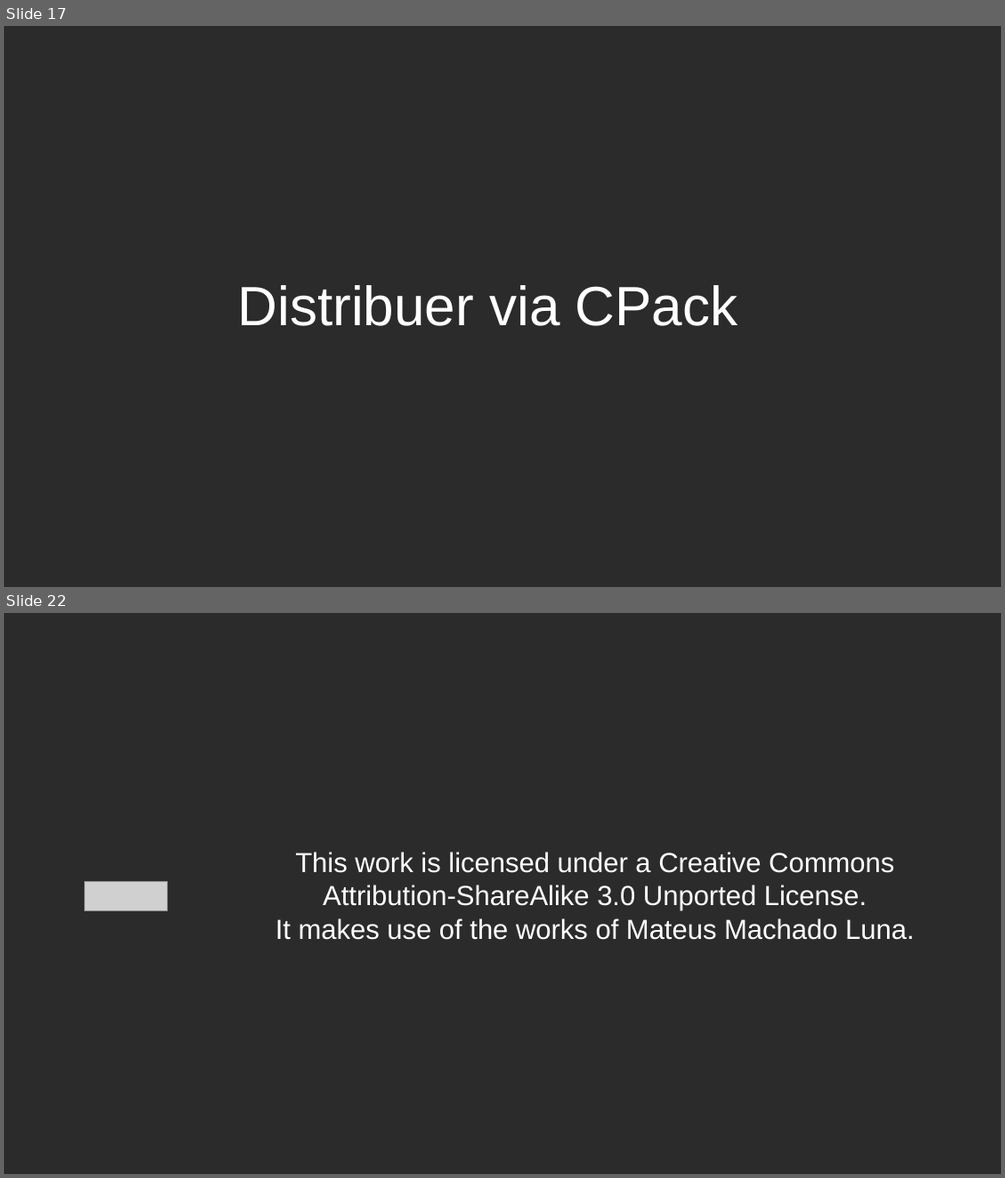
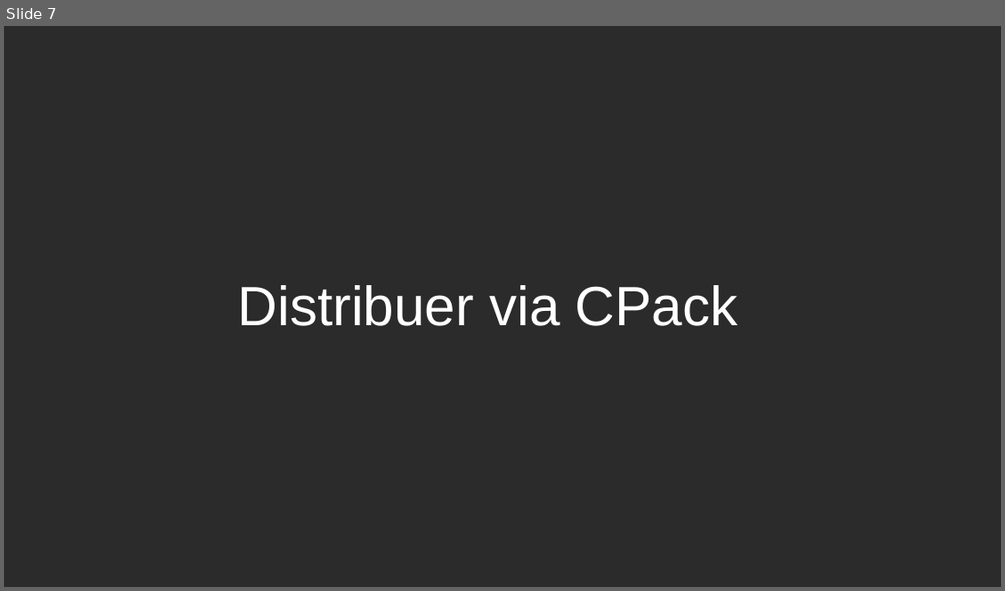
Before and after one commit to joeBlinx/Presentation_CMake, a slide deck: Presentation_CMake.odp. Shown one above the other, each under a label of ours: slides 17 and 22 before the commit, slide 7 after it; the slides between them are not shown. The pictures are 1005x1178 and 1005x591 pixels, drawn with LibreOffice and Linux fonts; fonts in the diff are those of the drawing; grey boxes stand for pictures; background and template pictures are left out; a plain dark background stands for a picture behind light text. Boxes give left, top, right and bottom in pixels: in the first picture for what was removed or moved away, otherwise in the second. Text is boxed around its words. In the diff, an @@ line names an element or a change of style, - is before the commit and + after.

```diff
--- a/Presentation_CMake.odp
+++ b/Presentation_CMake.odp
@@ slide 22 removed at [4,613,1001,1174], background picture (left out) @@
@@ title removed at [275,852,914,940] @@
-This work is licensed under a Creative Commons Attribution-ShareAlike 3.0 Unported License.
-It makes use of the works of Mateus Machado Luna.
@@ picture removed at [84,882,168,910] @@
@@ what was slide 17 is now slide 7 @@
```
Also in this commit, not shown: 3 slides added, 15 other slides removed.
